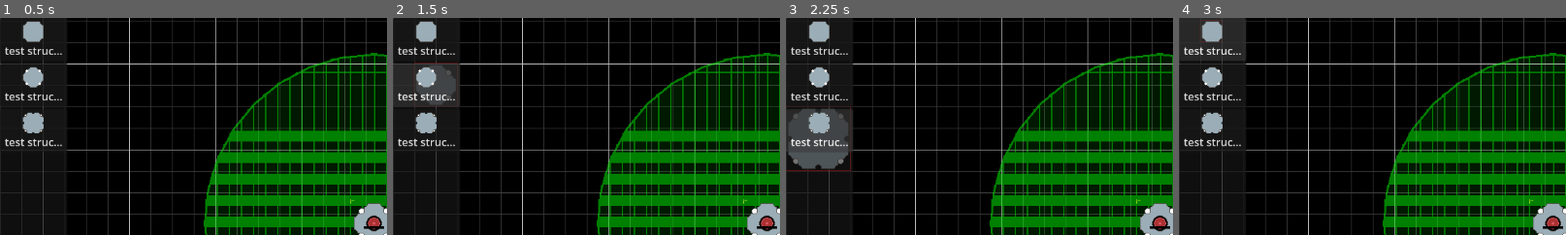
Above: before the commit, frames 1-4 (left to right).
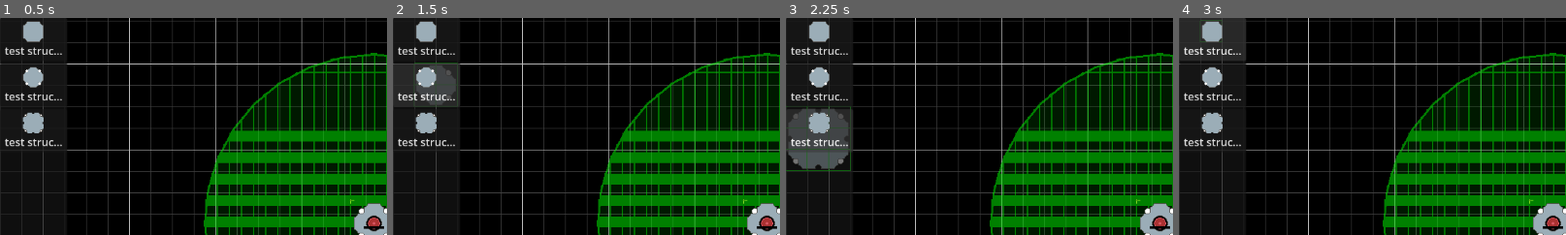
Above: after the commit, the same moments.

Repository: AtkinTC/space-industry-v4
Game: Godot game, scene res://game/test_scene.tscn
Same seed, same stepped clock (60 frames per second), same inputs: the game is played once before the commit and once after it.
Inputs:
- Up to frame 1 (0.5 s): no input
- Up to frame 2 (1.5 s): click "test struct small" at 0.5 s; click "test struct med" at 1.25 s
- Up to frame 3 (2.25 s): click "test struct large" at 2 s
- Up to frame 4 (3 s): click "test struct small" at 2.75 s
The pictures show only the part of the screen within x 0-50%, y 0-50%; the shares and areas given below are measured in that part.

Frame 1 is identical in both runs. In frame 2, 0.1% of the frame differs, in the area x 5-17%, y 20-41%; in frame 3, 0.3%, in the area x 0-17%, y 40-71%; in frame 4, less than 0.1%.

Commit message:
draw structure cells on BuildGhost

Diff:
--- a/constants/constants.gd
+++ b/constants/constants.gd
@@ -34,4 +34,5 @@
 const TASK_GROUP_FIGHTER := "fighter"
 const TASK_GROUPS := [TASK_GROUP_SHIP, TASK_GROUP_MINER, TASK_GROUP_FIGHTER]
 
-const TILE_SIZE := Vector2i(32, 32)
+const TILE_SIZE_I := Vector2i(32, 32)
+const TILE_SIZE := Vector2(32, 32)
--- a/game/build_control_layer.gd
+++ b/game/build_control_layer.gd
@@ -17,8 +17,8 @@
 func _process(_delta: float) -> void:
 	if(build_state):
 		var mouse_pos := get_global_mouse_position()
-		var build_cell = round((mouse_pos - build_structure_def.get_bounding_rect().position) / (Constants.TILE_SIZE as Vector2))
-		build_position = build_cell * (Constants.TILE_SIZE as Vector2) + build_structure_def.get_bounding_rect().position
+		var build_cell = round((mouse_pos - build_structure_def.get_bounding_rect().position) / Constants.TILE_SIZE)
+		build_position = build_cell * Constants.TILE_SIZE + build_structure_def.get_bounding_rect().position
 		build_ghost.global_position = build_position
 
 func start_build_state(def : StructureDefinition):
--- a/game/build_ghost.gd
+++ b/game/build_ghost.gd
@@ -16,4 +16,10 @@
 	queue_redraw()
 
 func _draw() -> void:
-	draw_rect(structure_def.get_bounding_rect(), Color.RED, false)
+#	var bounding_rect := structure_def.get_bounding_rect()
+#	draw_rect(bounding_rect, Color.RED, false)
+
+	var rect_offset := structure_def.get_grid_offset() * Constants.TILE_SIZE
+	for cell in structure_def.get_grid_cells():
+		var rect := Rect2((cell as Vector2) * Constants.TILE_SIZE + rect_offset, Constants.TILE_SIZE)
+		draw_rect(rect, Color.GREEN, false)
--- a/game/entity/resource/structure_definition.gd
+++ b/game/entity/resource/structure_definition.gd
@@ -8,12 +8,12 @@
 
 const GRID_TOOL_NODE_NAME := "StructureGridTool"
 const GRID_TOOL_GRID_SIZE_PROP_NAME := "grid_size"
-var grid_size_checked := false
 var grid_size_found := false
-var grid_size :=  Vector2i(1, 1) : get = get_grid_size
+var grid_size :=  Vector2i(0, 0) : get = get_grid_size
+var grid_cells : Array[Vector2i] = []
 
 func get_grid_size() -> Vector2i:
-	if(grid_size_checked == true):
+	if(grid_size != Vector2i(0, 0)):
 		return grid_size
 
 	var scene_state := scene.get_state()
@@ -27,11 +27,32 @@
 			break
 
 	if(!grid_size_found):
+		grid_size = Vector2i(1, 1)
 		print_debug("No grid_size property in scene %s, using default unit grid size." % entity_type)
 
-	grid_size_checked = true
 	return grid_size
 
 func get_bounding_rect() -> Rect2:
 	var size := get_grid_size()
-	return Rect2(Constants.TILE_SIZE * -size/2.0, Constants.TILE_SIZE * size)
+	return Rect2(Constants.TILE_SIZE_I * -size/2.0, Constants.TILE_SIZE_I * size)
+
+func get_grid_offset() -> Vector2:
+	var offset := Vector2()
+	var size := get_grid_size()
+	offset.x = -1+(size.x % 2)/2.0
+	offset.y = -1+(size.y % 2)/2.0
+
+	return offset
+
+func get_grid_cells() -> Array[Vector2i]:
+	if(grid_cells.is_empty()):
+		grid_cells = []
+		var size := get_grid_size()
+		var offset_x : int = -(size.x - 1)/2
+		var offset_y : int = -(size.y - 1)/2
+
+		for x in range(offset_x, offset_x + size.x):
+			for y in range(offset_y, offset_y + size.y):
+				grid_cells.append(Vector2i(x,y))
+
+	return grid_cells
--- a/game/entity/structure/structure_grid_tool.gd
+++ b/game/entity/structure/structure_grid_tool.gd
@@ -20,10 +20,10 @@
 	recalculate()
 
 func recalculate() -> void:
-	top_left = -grid_size * Constants.TILE_SIZE / 2.0
+	top_left = -grid_size * Constants.TILE_SIZE_I / 2.0
 	queue_redraw()
 
 func _draw() -> void:
-	draw_rect(Rect2(-grid_size * Constants.TILE_SIZE / 2.0, grid_size * Constants.TILE_SIZE), Color.RED, false)
+	draw_rect(Rect2(-grid_size * Constants.TILE_SIZE_I / 2.0, grid_size * Constants.TILE_SIZE_I), Color.RED, false)
 	draw_circle(top_left, 3, Color.RED)
 	draw_circle(top_left + Constants.TILE_SIZE / 2.0, 3, Color.BLUE)
